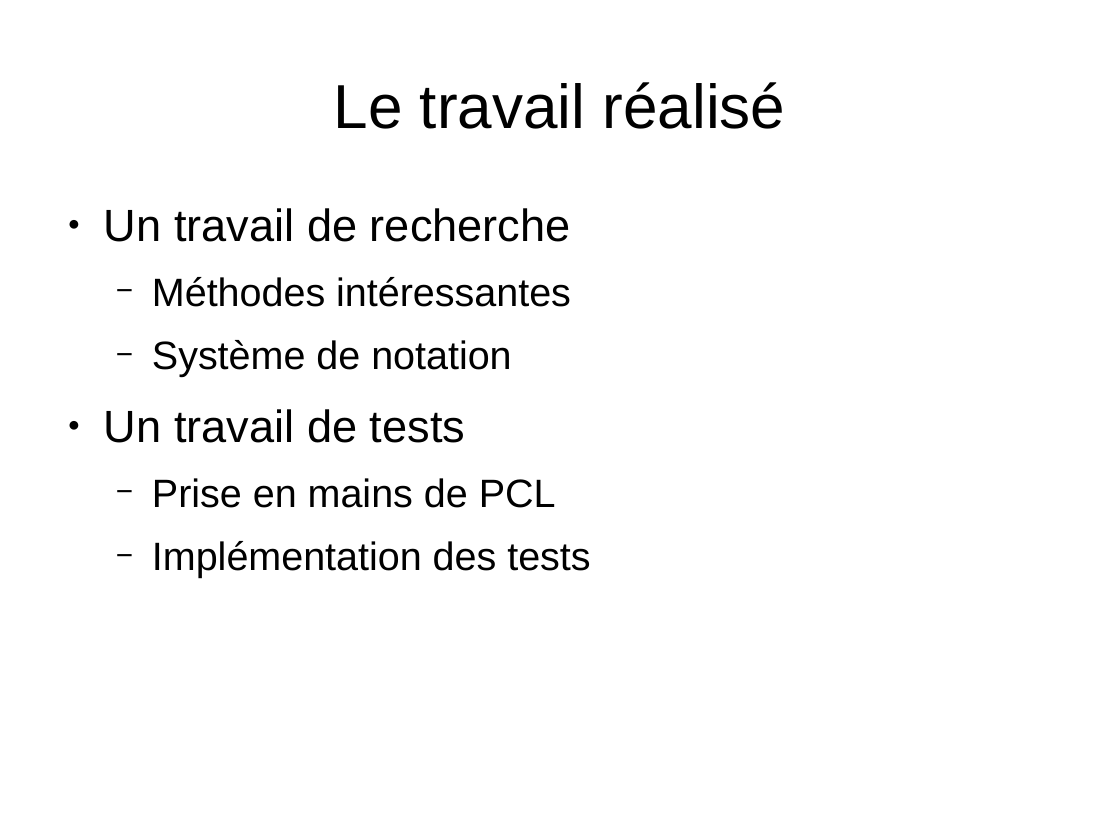
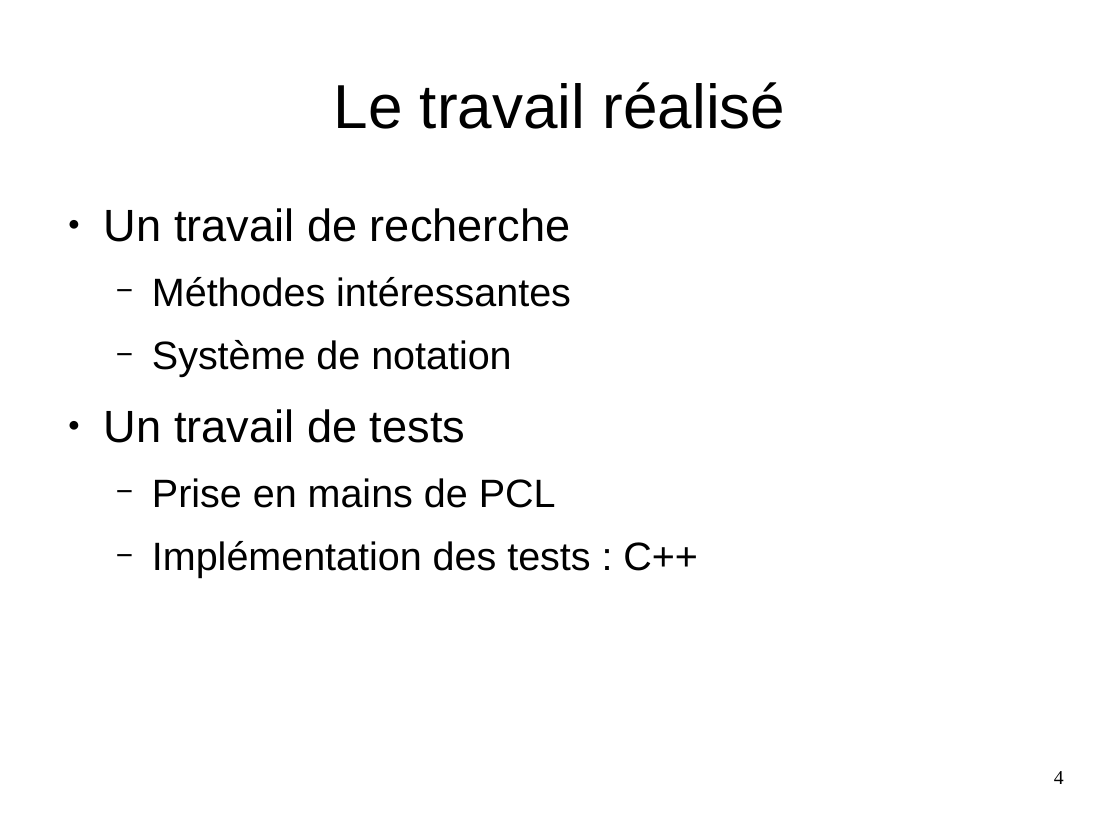
Before and after one commit to MABILYJohan/TER_Recalage_multi_points, a slide deck: slide 4 of Rapports et diapos/Diapositive_TER.odp. Drawn at 1120x840 pixels with LibreOffice and Linux fonts; fonts in the diff are those of the drawing; background and template pictures are left out. Boxes give left, top, right and bottom in pixels: in the first picture for what was removed or moved away, otherwise in the second. Text is boxed around its words. In the diff, an @@ line names an element or a change of style, - is before the commit and + after.

```diff
--- a/Rapports et diapos/Diapositive_TER.odp
+++ b/Rapports et diapos/Diapositive_TER.odp
@@ text at [152,541,698,578]: text changed @@
-  − Implémentation des tests
+  − Implémentation des tests : C++
@@ page number added at [1054,771,1064,784], 14 pt, text #000000 @@
+4
```
Also in this commit, not shown: 12 other slides changed.
